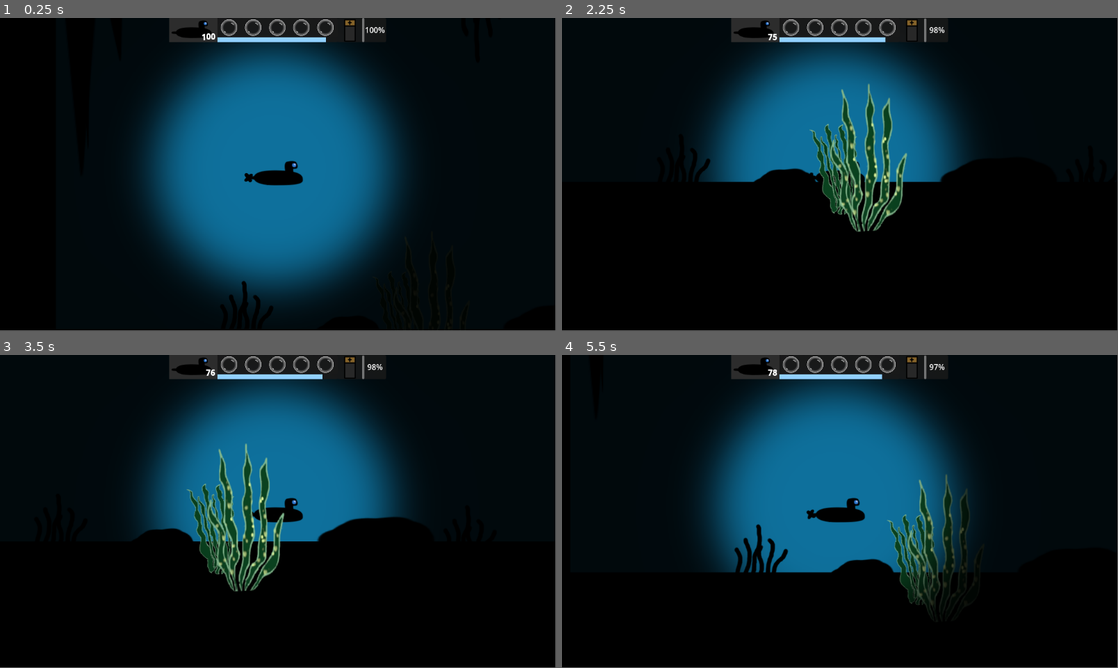
Above: before the commit, frames 1-4 (two rows, left to right).
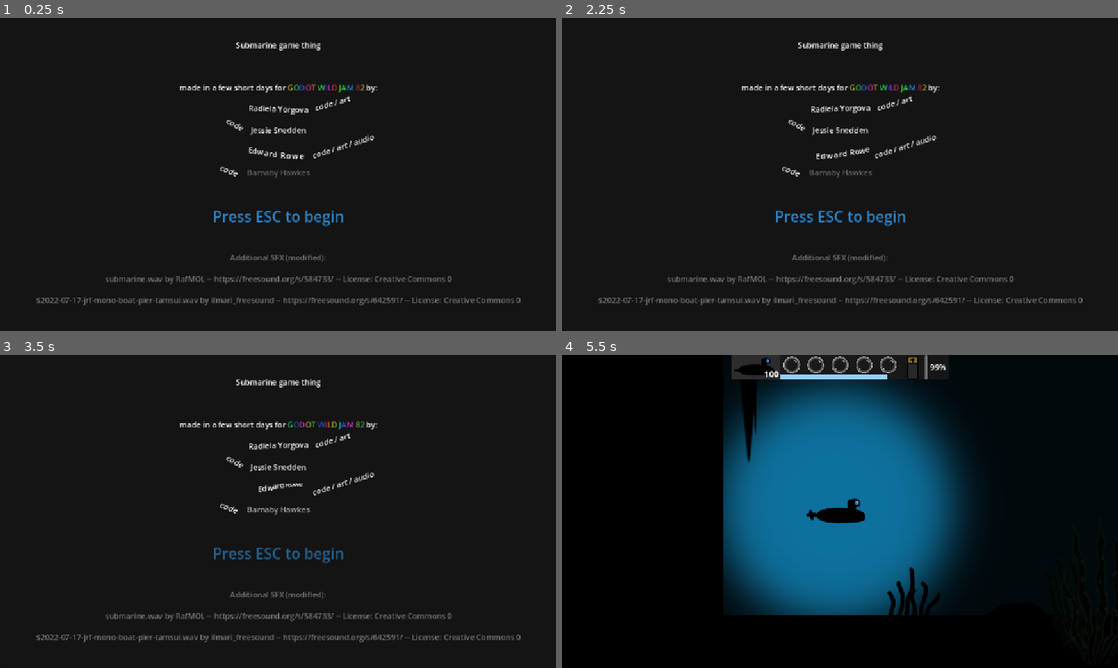
Above: after the commit, the same moments.

Repository: EddieRowe/godot-wild-jam-82
Game: Godot game, scene res://levels/splash.tscn
Same seed, same stepped clock (60 frames per second), same inputs: the game is played once before the commit and once after it. Before the commit the project starts from res://levels/level_1.tscn.
Inputs:
- Up to frame 1 (0.25 s): no input
- Up to frame 2 (2.25 s): tap Enter (ui_accept) at 0.5, 0.77, 1.52 s; hold Right (ui_right) 0.53-1.28 s; hold Down (ui_down) 1.28-2.03 s; hold Right (ui_right) from 2.03 s (still down)
- Up to frame 3 (3.5 s): release Right (ui_right) at 2.78 s; hold Up (ui_up) from 2.78 s (still down); tap Enter (ui_accept) at 3.02 s
- Up to frame 4 (5.5 s): release Up (ui_up) at 3.53 s; hold Left (ui_left) 3.53-5.03 s; tap Enter (ui_accept) at 3.77, 4.52 s; tap Escape (ui_cancel) at 4.15 s; hold Down (ui_down) from 5.03 s (still down)
In our replay, the window is 799x449 before the commit and 800x450 after it. These sizes can differ from the game's own. Grey fills any space a smaller window leaves; there, only what the larger window draws over its background counts as a difference.

The runs differ from the first frame. In frame 1, 33% of the frame differs, in the area x 6-94%, y 0-92%; in frame 2, 22%; in frame 3, 24%; in frame 4, 11%.

Commit message:
add silly intro splash

Diff:
--- /dev/null
+++ b/levels/splash.tscn
@@ -0,0 +1,175 @@
+[gd_scene load_steps=3 format=3 uid="uid://dhfctohjt0l46"]
+
+[ext_resource type="Script" uid="uid://c88utyqcnercn" path="res://scripts/intro_spash.gd" id="1_rcr0i"]
+[ext_resource type="AudioStream" uid="uid://csq7vk2quhmkx" path="res://sound/godot-wild-jam-82.ogg" id="2_noup0"]
+
+[node name="Splash" type="CanvasLayer"]
+script = ExtResource("1_rcr0i")
+
+[node name="ColorRect" type="ColorRect" parent="."]
+offset_left = -138.0
+offset_top = -122.0
+offset_right = 1247.0
+offset_bottom = 720.0
+color = Color(0.0475577, 0.0475576, 0.0475576, 1)
+
+[node name="PanelContainer" type="PanelContainer" parent="."]
+anchors_preset = 15
+anchor_right = 1.0
+anchor_bottom = 1.0
+grow_horizontal = 2
+grow_vertical = 2
+
+[node name="VBoxContainer" type="VBoxContainer" parent="PanelContainer"]
+layout_mode = 2
+
+[node name="SPACER5" type="RichTextLabel" parent="PanelContainer/VBoxContainer"]
+custom_minimum_size = Vector2(0, 40)
+layout_mode = 2
+bbcode_enabled = true
+text = "[center]"
+
+[node name="RichTextLabel" type="RichTextLabel" parent="PanelContainer/VBoxContainer"]
+custom_minimum_size = Vector2(0, 40)
+layout_mode = 2
+bbcode_enabled = true
+text = "[center]Submarine game thing"
+
+[node name="SPACER" type="RichTextLabel" parent="PanelContainer/VBoxContainer"]
+custom_minimum_size = Vector2(0, 40.135)
+layout_mode = 2
+bbcode_enabled = true
+text = "[center]"
+
+[node name="RichTextLabel7" type="RichTextLabel" parent="PanelContainer/VBoxContainer"]
+custom_minimum_size = Vector2(0, 40)
+layout_mode = 2
+bbcode_enabled = true
+text = "[center]made in a few short days for [rainbow]GODOT WILD JAM 82[/rainbow] by:"
+
+[node name="RichTextLabel3" type="RichTextLabel" parent="PanelContainer/VBoxContainer"]
+custom_minimum_size = Vector2(0, 40)
+layout_mode = 2
+bbcode_enabled = true
+text = "[center][wave]Radiela Yorgova[/wave]"
+
+[node name="RichTextLabel4" type="RichTextLabel" parent="PanelContainer/VBoxContainer"]
+custom_minimum_size = Vector2(0, 40)
+layout_mode = 2
+bbcode_enabled = true
+text = "[center][shake]Jessie Snedden"
+
+[node name="RichTextLabel5" type="RichTextLabel" parent="PanelContainer/VBoxContainer"]
+custom_minimum_size = Vector2(0, 40)
+layout_mode = 2
+bbcode_enabled = true
+text = "[center][tornado]Edward Rowe"
+
+[node name="RichTextLabel6" type="RichTextLabel" parent="PanelContainer/VBoxContainer"]
+custom_minimum_size = Vector2(0, 40)
+layout_mode = 2
+bbcode_enabled = true
+text = "[center][pulse freq=5]Barnaby Hawkes"
+
+[node name="SPACER2" type="RichTextLabel" parent="PanelContainer/VBoxContainer"]
+custom_minimum_size = Vector2(0, 40)
+layout_mode = 2
+bbcode_enabled = true
+text = "[center]"
+
+[node name="SPACER6" type="RichTextLabel" parent="PanelContainer/VBoxContainer"]
+custom_minimum_size = Vector2(0, 40)
+layout_mode = 2
+bbcode_enabled = true
+text = "[center]"
+
+[node name="SPACER3" type="RichTextLabel" parent="PanelContainer/VBoxContainer"]
+custom_minimum_size = Vector2(0, 40)
+layout_mode = 2
+bbcode_enabled = true
+text = "[center]"
+
+[node name="SPACER4" type="RichTextLabel" parent="PanelContainer/VBoxContainer"]
+self_modulate = Color(1, 1, 1, 0.431373)
+custom_minimum_size = Vector2(0, 40)
+layout_mode = 2
+bbcode_enabled = true
+text = "[center]Additional SFX (modified):"
+
+[node name="RichTextLabel8" type="RichTextLabel" parent="PanelContainer/VBoxContainer"]
+self_modulate = Color(1, 1, 1, 0.431373)
+custom_minimum_size = Vector2(0, 40)
+layout_mode = 2
+bbcode_enabled = true
+text = "[center]submarine.wav by RafMOL -- https://freesound.org/s/584733/ -- License: Creative Commons 0"
+
+[node name="RichTextLabel9" type="RichTextLabel" parent="PanelContainer/VBoxContainer"]
+self_modulate = Color(1, 1, 1, 0.431373)
+custom_minimum_size = Vector2(0, 40)
+layout_mode = 2
+bbcode_enabled = true
+text = "[center]$2022-07-17-jrf-mono-boat-pier-tamsui.wav by ilmari_freesound -- https://freesound.org/s/642591/ -- License: Creative Commons 0"
+
+[node name="roles" type="RichTextLabel" parent="."]
+offset_left = 628.0
+offset_top = 181.0
+offset_right = 745.0
+offset_bottom = 221.0
+rotation = -0.279616
+bbcode_enabled = true
+text = "[center][i]code / art"
+
+[node name="roles2" type="RichTextLabel" parent="."]
+offset_left = 439.0
+offset_top = 181.0
+offset_right = 556.0
+offset_bottom = 221.0
+rotation = 0.499606
+bbcode_enabled = true
+text = "[center][i]code"
+
+[node name="esc to skip" type="RichTextLabel" parent="."]
+anchors_preset = 8
+anchor_left = 0.5
+anchor_top = 0.5
+anchor_right = 0.5
+anchor_bottom = 0.5
+offset_left = -164.0
+offset_top = 64.0
+offset_right = 165.0
+offset_bottom = 128.0
+grow_horizontal = 2
+grow_vertical = 2
+theme_override_colors/default_color = Color(0.172549, 0.568627, 0.870588, 1)
+theme_override_font_sizes/normal_font_size = 31
+bbcode_enabled = true
+text = "[center][pulse]Press ESC to begin"
+
+[node name="roles4" type="RichTextLabel" parent="."]
+offset_left = 422.0
+offset_top = 283.0
+offset_right = 539.0
+offset_bottom = 323.0
+rotation = 0.37302
+bbcode_enabled = true
+text = "[center][i]code"
+
+[node name="roles3" type="RichTextLabel" parent="."]
+offset_left = 639.0
+offset_top = 275.0
+offset_right = 781.0
+offset_bottom = 315.0
+rotation = -0.303942
+bbcode_enabled = true
+text = "[center][i]code / art / audio"
+
+[node name="Timer" type="Timer" parent="."]
+wait_time = 8.0
+one_shot = true
+
+[node name="AudioStreamPlayer" type="AudioStreamPlayer" parent="."]
+stream = ExtResource("2_noup0")
+volume_db = -7.0
+autoplay = true
+
+[connection signal="timeout" from="Timer" to="." method="_on_timer_timeout"]
--- a/project.godot
+++ b/project.godot
@@ -11,9 +11,15 @@
 [application]
 
 config/name="Submarines"
-run/main_scene="uid://cnep5qop4e823"
+run/main_scene="uid://dhfctohjt0l46"
 config/features=PackedStringArray("4.4", "Forward Plus")
 config/icon="res://icon.svg"
+
+[display]
+
+window/size/mode=2
+window/stretch/mode="canvas_items"
+window/stretch/aspect="expand"
 
 [global_group]
 
--- /dev/null
+++ b/scripts/intro_spash.gd
@@ -0,0 +1,12 @@
+extends Node
+
+
+func _input(event: InputEvent) -> void:
+	if event.is_action_pressed("ui_cancel"):
+		_load_level1()
+
+func _on_timer_timeout() -> void:
+	_load_level1()
+
+func _load_level1() -> void:
+	get_tree().change_scene_to_file("res://levels/level_1.tscn")
Not shown, added: export_presets.cfg
Not shown, added: scripts/intro_spash.gd.uid
Not shown, added: sound/godot-wild-jam-82.ogg.import
Not shown, added: sound/godot-wild-jam-82.ogg
